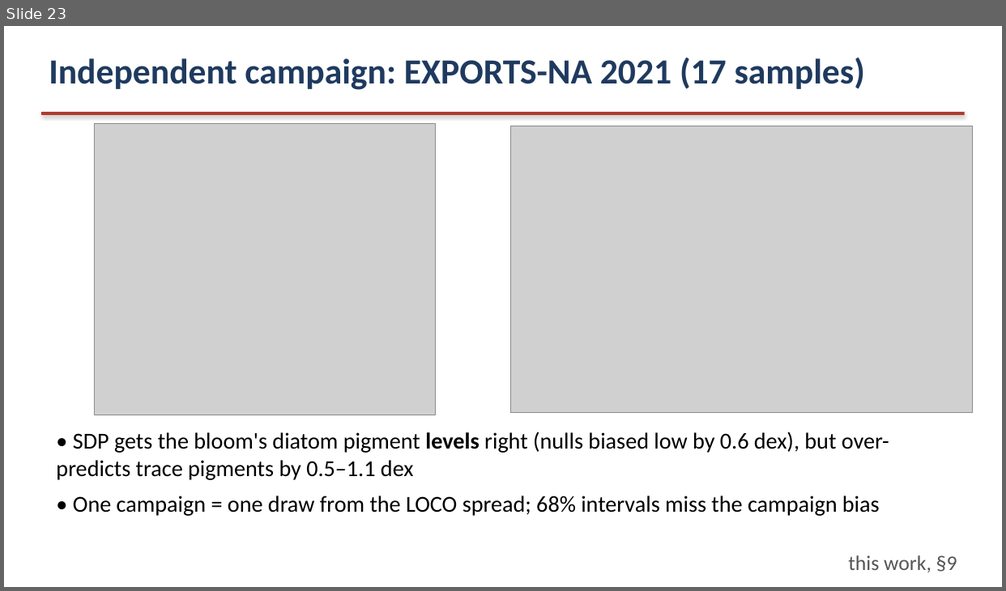
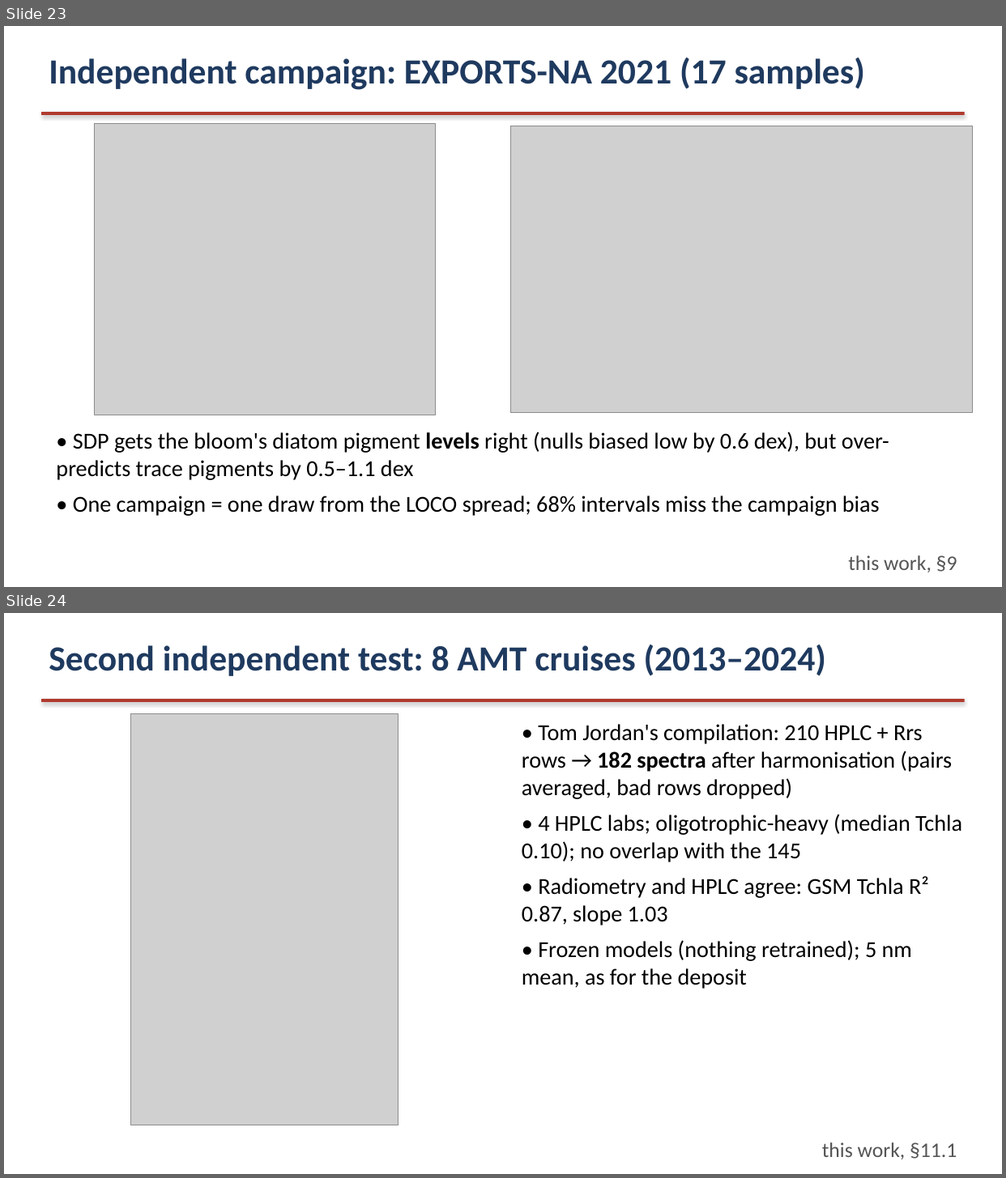
Before and after one commit to ocean-colour/EPFT-UP, a slide deck: reports/slides/SDP_Claude_Slides.pptx. Shown one above the other, each under a label of ours: slide 23 before the commit, slides 23 and 24 after it. The pictures are 1006x591 and 1006x1178 pixels, drawn with LibreOffice and Linux fonts; fonts in the diff are those of the drawing; grey boxes stand for pictures. Boxes give left, top, right and bottom in pixels: in the first picture for what was removed or moved away, otherwise in the second. Text is boxed around its words. In the diff, an @@ line names an element or a change of style, - is before the commit and + after.

```diff
--- a/reports/slides/SDP_Claude_Slides.pptx
+++ b/reports/slides/SDP_Claude_Slides.pptx
@@ slide 24 added at (4,613,1002,1174), background #FFFFFF @@
@@ text added at (49,645,826,676), 34 pt, text #1F3A5F, bold @@
+Second independent test: 8 AMT cruises (2013–2024)
@@ rectangle added at (41,699,965,702), fill #B03A2E @@
@@ picture added at (131,714,398,1126) @@
@@ text added at (522,724,962,989), 22 pt, text #000000 @@
+• Tom Jordan's compilation: 210 HPLC + Rrs rows → 182 spectra after harmonisation (pairs averaged, bad rows dropped)
+• 4 HPLC labs; oligotrophic-heavy (median Tchla 0.10); no overlap with the 145
+• Radiometry and HPLC agree: GSM Tchla R² 0.87, slope 1.03
+• Frozen models (nothing retrained); 5 nm mean, as for the deposit
@@ text added at (822,1143,957,1160), 20 pt, text #555555 @@
+this work, §11.1
```
Also in this commit, not shown: 5 slides changed, 3 other slides added, 21 other files.
